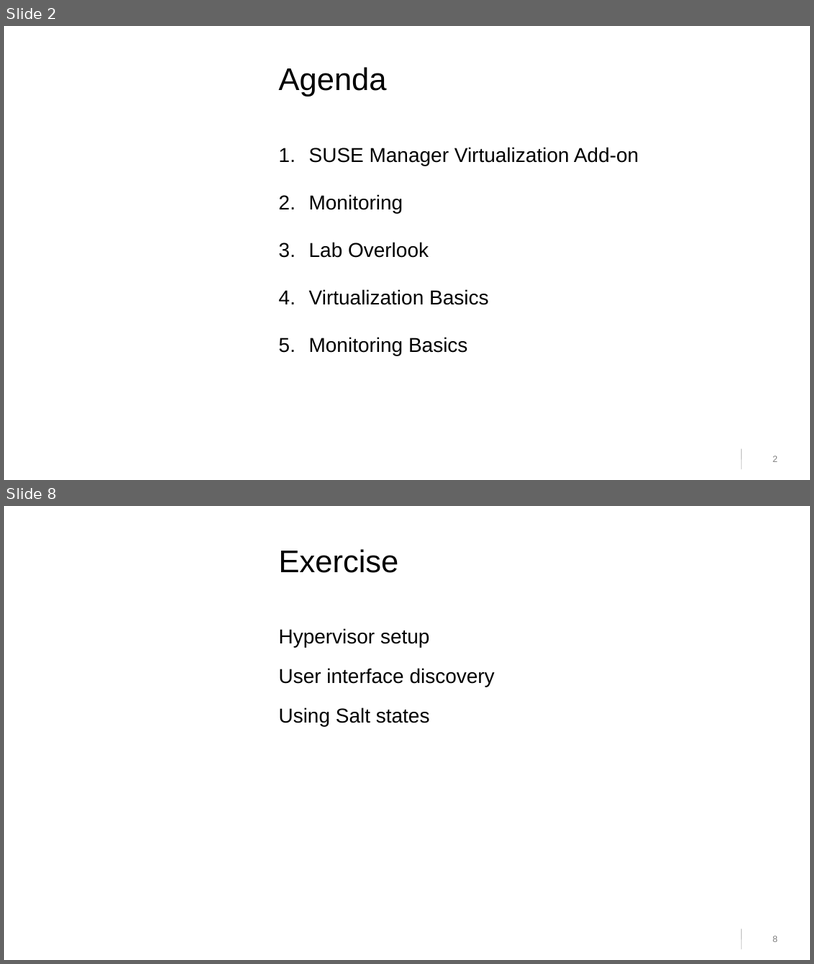
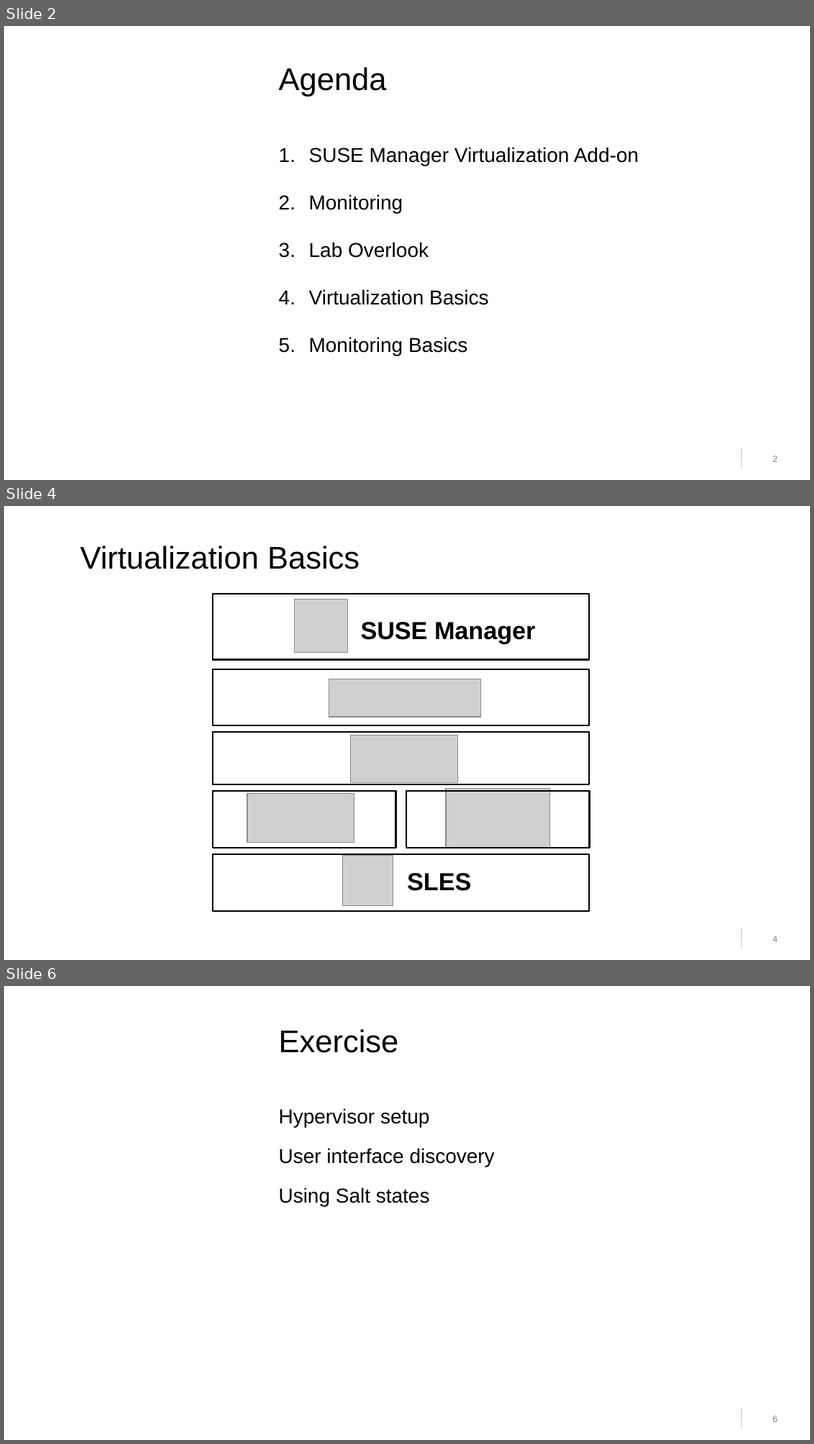
Before and after one commit to cbosdo/sumaform, a slide deck: lab/pdf/slides.odp. Shown one above the other, each under a label of ours: slides 2 and 8 before the commit, slides 2, 4 and 6 after it; the slides between them are not shown. The pictures are 814x964 and 814x1444 pixels, drawn with LibreOffice and Linux fonts; fonts in the diff are those of the drawing; grey boxes stand for pictures; background and template pictures are left out. Boxes give left, top, right and bottom in pixels: in the first picture for what was removed or moved away, otherwise in the second. Text is boxed around its words. In the diff, an @@ line names an element or a change of style, - is before the commit and + after.

```diff
--- a/lab/pdf/slides.odp
+++ b/lab/pdf/slides.odp
@@ slide 4 added at [4,506,810,960], background #FFFFFF; not listed: 2 template elements that a slide beside it also shows @@
@@ title added at [80,546,360,569], 28 pt, text #000000 @@
+Virtualization Basics
@@ rectangle added at [213,594,589,660], outline #000000 1.5 pt @@
@@ picture added at [294,600,347,653] @@
@@ text added at [361,622,535,644], 22 pt, text #000000, bold @@
+SUSE Manager
@@ rectangle added at [213,669,589,726], outline #000000 1.5 pt @@
@@ picture added at [329,680,481,717] @@
@@ rectangle added at [213,732,589,784], outline #000000 1.5 pt @@
@@ picture added at [351,735,458,782] @@
@@ rectangle added at [213,790,396,847], outline #000000 1.5 pt @@
@@ picture added at [247,793,355,842] @@
@@ rectangle added at [406,790,589,847], outline #000000 1.5 pt @@
@@ picture added at [446,788,550,848] @@
@@ rectangle added at [213,854,589,911], outline #000000 1.5 pt @@
@@ picture added at [342,856,393,906] @@
@@ text added at [407,873,471,891], 22 pt, text #000000, bold @@
+SLES
@@ what was slide 8 is now slide 6 @@
```
Also in this commit, not shown: 3 slides changed, 1 slide removed.
